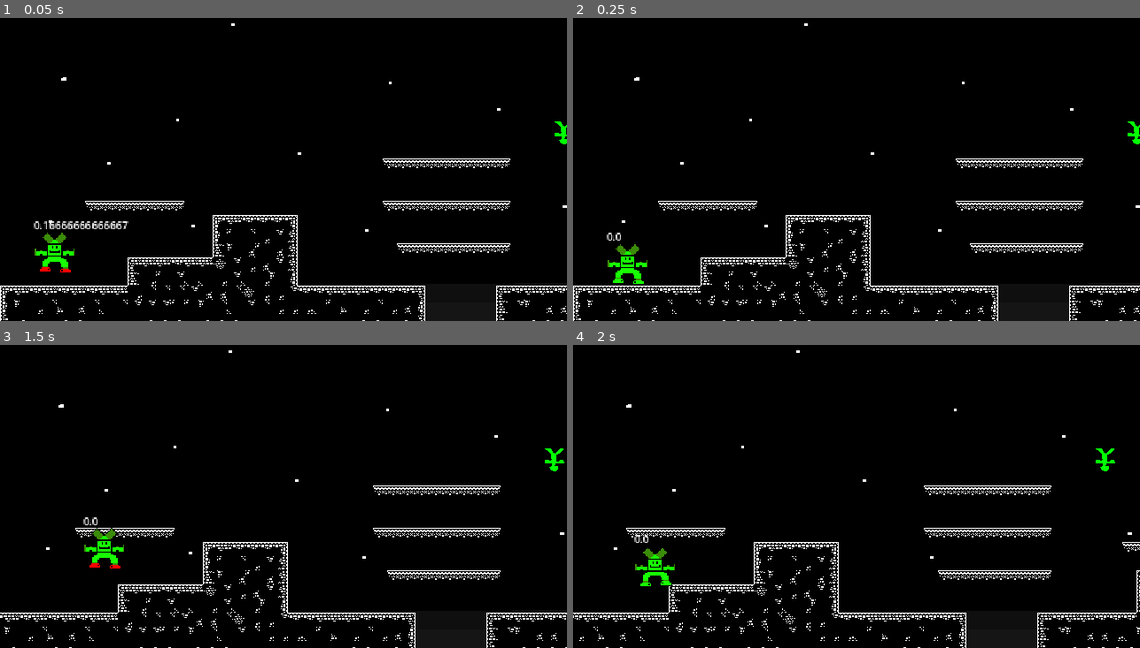
Above: before the commit, frames 1-4 (two rows, left to right).
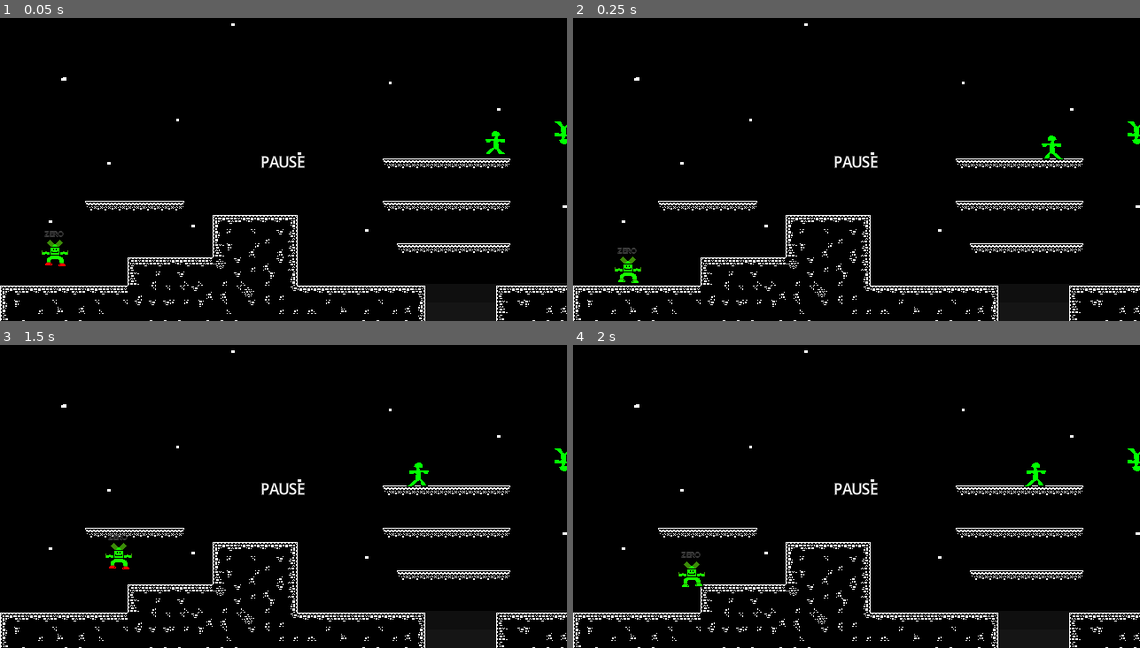
Above: after the commit, the same moments.

Repository: WadeNoble/ArcadeGameJam2026
Game: Godot game, scene res://main.tscn
The game is run twice, just before and just after one commit, with the same random seed, the same clock (stepped at 60 frames per second) and the same inputs.
Inputs (mouse positions are in pixels of both pictures, inside the frame that each line leads up to):
- Up to frame 1 (0.05 s): no input
- Up to frame 2 (0.25 s): no input
- Up to frame 3 (1.5 s): tap Enter at 0.5 s; move the mouse to (408, 472) at 0.52 s; hold R (Dash Down Right) from 0.53 s (still down); tap Keypad 1 (Start) at 0.6 s; tap T (Jump) at 0.77, 0.8, 1.07, 1.35 s; move the mouse to (170, 505) at 1.27 s
- Up to frame 4 (2 s): keep holding R (Dash Down Right); tap T (Jump) at 1.52, 1.82 s; tap Keypad 1 (Start) at 1.55 s

The runs differ from the first frame. In frame 1, 0.9% of the frame differs, in the area x 5-90%, y 37-84%; in frame 2, 0.7%; in frame 3, 4.1%; in frame 4, 4.6%, in the area x 0-100%, y 1-100%.

Commit message:
starting enemy and death handling

Diff:
--- a/arcade-game-jam-2026/bird.tscn
+++ b/arcade-game-jam-2026/bird.tscn
@@ -97,7 +97,7 @@
 rotation = 3.1415927
 sprite_frames = SubResource("SpriteFrames_cchwj")
 animation = &"fly"
-frame_progress = 0.10295523
+frame_progress = 0.11255204
 
 [node name="CollisionShape2D" type="CollisionShape2D" parent="Bird" unique_id=1337300490]
 shape = SubResource("RectangleShape2D_6ljjq")
--- /dev/null
+++ b/arcade-game-jam-2026/enemy.tscn
@@ -0,0 +1,63 @@
+[gd_scene format=3 uid="uid://foo1m63hnjpv"]
+
+[ext_resource type="Script" uid="uid://cprtku2lcbhtw" path="res://scripts/walker.gd" id="1_4gyqm"]
+[ext_resource type="Texture2D" uid="uid://co43wbxyg2g3w" path="res://assets/images/player/playertest.png" id="2_qi2p4"]
+
+[sub_resource type="AtlasTexture" id="AtlasTexture_iifgy"]
+atlas = ExtResource("2_qi2p4")
+region = Rect2(0, 0, 32, 32)
+
+[sub_resource type="AtlasTexture" id="AtlasTexture_epg4t"]
+atlas = ExtResource("2_qi2p4")
+region = Rect2(32, 0, 32, 32)
+
+[sub_resource type="SpriteFrames" id="SpriteFrames_3yqyl"]
+animations = [{
+"frames": [{
+"duration": 1.0,
+"texture": SubResource("AtlasTexture_iifgy")
+}, {
+"duration": 1.0,
+"texture": SubResource("AtlasTexture_epg4t")
+}],
+"loop": true,
+"name": &"walk",
+"speed": 5.0
+}]
+
+[sub_resource type="RectangleShape2D" id="RectangleShape2D_wujgv"]
+size = Vector2(20, 22.5)
+
+[sub_resource type="RectangleShape2D" id="RectangleShape2D_hb8ge"]
+size = Vector2(24, 28)
+
+[node name="Enemy" type="CharacterBody2D" unique_id=1278857248]
+collision_layer = 8
+collision_mask = 67
+script = ExtResource("1_4gyqm")
+
+[node name="AnimatedSprite2D" type="AnimatedSprite2D" parent="." unique_id=926373499]
+sprite_frames = SubResource("SpriteFrames_3yqyl")
+animation = &"walk"
+autoplay = "walk"
+
+[node name="CollisionShape2D" type="CollisionShape2D" parent="." unique_id=744046851]
+position = Vector2(0, 1)
+shape = SubResource("RectangleShape2D_wujgv")
+
+[node name="RayCast2D" type="RayCast2D" parent="." unique_id=148645404]
+position = Vector2(-12, 0)
+target_position = Vector2(0, 18)
+collision_mask = 66
+hit_from_inside = true
+
+[node name="Hurtbox" type="Area2D" parent="." unique_id=220405058]
+collision_layer = 8
+collision_mask = 0
+
+[node name="CollisionShape2D" type="CollisionShape2D" parent="Hurtbox" unique_id=89245068]
+position = Vector2(0, -1)
+shape = SubResource("RectangleShape2D_hb8ge")
+debug_color = Color(0.8723735, 0.3324798, 0.2825508, 0.41960785)
+
+[connection signal="body_entered" from="Hurtbox" to="." method="_on_hurtbox_body_entered"]
--- a/arcade-game-jam-2026/level/testlevel.tscn
+++ b/arcade-game-jam-2026/level/testlevel.tscn
@@ -2,10 +2,12 @@
 
 [ext_resource type="Script" uid="uid://brvg5u08udr06" path="res://scripts/camera_2d.gd" id="1_srhd0"]
 [ext_resource type="Script" uid="uid://bjlwhqibesgk2" path="res://scripts/boundary.gd" id="2_0acls"]
-[ext_resource type="Texture2D" uid="uid://b1mqfxwbljxj3" path="res://assets/images/player/bgtest.png" id="2_srhd0"]
+[ext_resource type="Texture2D" uid="uid://b1mqfxwbljxj3" path="res://assets/images/level/bgtest.png" id="2_srhd0"]
 [ext_resource type="PackedScene" uid="uid://drj3b6ormgaud" path="res://player.tscn" id="2_v6f5v"]
 [ext_resource type="TileSet" uid="uid://vx8kta0dj1l2" path="res://level/testfloor.tres" id="4_f73ey"]
 [ext_resource type="PackedScene" uid="uid://bwvxco5le7i4q" path="res://bird.tscn" id="6_f73ey"]
+[ext_resource type="PackedScene" uid="uid://foo1m63hnjpv" path="res://enemy.tscn" id="7_h42ns"]
+[ext_resource type="AudioStream" uid="uid://di531darp3150" path="res://assets/sfx/1-01. Overworld Day.ogg" id="8_qnfh6"]
 
 [sub_resource type="RectangleShape2D" id="RectangleShape2D_0acls"]
 size = Vector2(800, 32)
@@ -67,7 +69,13 @@
 
 [node name="Player" parent="TileMapLayers/Ground" unique_id=1733925489 instance=ExtResource("2_v6f5v")]
 position = Vector2(62, 282)
-scale = Vector2(1.5, 1.5)
 
 [node name="MovingBird" parent="TileMapLayers/Ground" unique_id=6820801 instance=ExtResource("6_f73ey")]
 position = Vector2(637, 146)
+
+[node name="Enemy" parent="TileMapLayers/Ground" unique_id=1278857248 instance=ExtResource("7_h42ns")]
+position = Vector2(564, 158)
+
+[node name="AudioStreamPlayer2D" type="AudioStreamPlayer2D" parent="." unique_id=365531271]
+stream = ExtResource("8_qnfh6")
+autoplay = true
--- a/arcade-game-jam-2026/main.tscn
+++ b/arcade-game-jam-2026/main.tscn
@@ -2,6 +2,7 @@
 
 [ext_resource type="Script" uid="uid://ccqv68et5vkw8" path="res://scripts/main.gd" id="1_0xm2m"]
 [ext_resource type="PackedScene" uid="uid://dmd0dly7clgeg" path="res://level/testlevel.tscn" id="1_ig7tw"]
+[ext_resource type="Script" uid="uid://k5s14lnr45wy" path="res://scripts/pause.gd" id="3_h2yge"]
 
 [node name="MainGame" type="Node" unique_id=187935485]
 script = ExtResource("1_0xm2m")
@@ -24,16 +25,35 @@
 offset_bottom = 360.0
 
 [node name="PauseCanvasLayer" type="CanvasLayer" parent="." unique_id=1410220163]
-visible = false
+process_mode = 2
+script = ExtResource("3_h2yge")
 
 [node name="PauseRoot" type="Control" parent="PauseCanvasLayer" unique_id=1559990446]
+process_mode = 2
 layout_mode = 3
 anchors_preset = 0
 offset_right = 640.0
 offset_bottom = 360.0
 
+[node name="Label" type="Label" parent="PauseCanvasLayer" unique_id=1639555696]
+process_mode = 2
+anchors_preset = 8
+anchor_left = 0.5
+anchor_top = 0.5
+anchor_right = 0.5
+anchor_bottom = 0.5
+offset_left = -31.0
+offset_top = -11.166667
+offset_right = 31.0
+offset_bottom = 11.166667
+grow_horizontal = 2
+grow_vertical = 2
+text = "PAUSE"
+horizontal_alignment = 1
+
 [node name="IdleTimeout" type="Timer" parent="." unique_id=411288496]
 wait_time = 180.0
 autostart = true
 
+[connection signal="pause_pressed" from="." to="PauseCanvasLayer" method="_on_pause_button_pressed"]
 [connection signal="timeout" from="IdleTimeout" to="." method="ggs"]
--- a/arcade-game-jam-2026/player.tscn
+++ b/arcade-game-jam-2026/player.tscn
@@ -8,6 +8,7 @@
 [ext_resource type="Script" uid="uid://c1yg0ayfqly65" path="res://scripts/dasher.gd" id="6_1jxqw"]
 [ext_resource type="AudioStream" uid="uid://ds64jpqddj5jo" path="res://assets/sfx/placeholderbang.wav" id="6_2hs0m"]
 [ext_resource type="Script" uid="uid://dpvpfad1ngbo7" path="res://scripts/duster.gd" id="7_dw050"]
+[ext_resource type="AudioStream" uid="uid://bq68mhvhnpqa1" path="res://assets/sfx/placeholdereat.wav" id="9_b26j0"]
 
 [sub_resource type="AtlasTexture" id="AtlasTexture_2hs0m"]
 atlas = ExtResource("2_sweqy")
@@ -91,11 +92,10 @@
 [sub_resource type="RectangleShape2D" id="RectangleShape2D_dw050"]
 size = Vector2(20, 30)
 
-[sub_resource type="SystemFont" id="SystemFont_1jxqw"]
-
 [sub_resource type="LabelSettings" id="LabelSettings_dw050"]
-font = SubResource("SystemFont_1jxqw")
 font_size = 8
+font_color = Color(0, 0, 0, 1)
+outline_size = 2
 
 [node name="Player" type="CharacterBody2D" unique_id=1733925489]
 collision_mask = 218
@@ -111,6 +111,10 @@
 wait_time = 0.2
 one_shot = true
 autostart = true
+
+[node name="DeathTimer" type="Timer" parent="." unique_id=1624152606]
+wait_time = 5.0
+one_shot = true
 
 [node name="AnimatedSprite2D" type="AnimatedSprite2D" parent="." unique_id=1692457695]
 texture_filter = 1
@@ -156,12 +160,20 @@
 stream = ExtResource("5_sweqy")
 volume_db = -5.0
 
+[node name="EatSound" type="AudioStreamPlayer2D" parent="." unique_id=940180180]
+stream = ExtResource("9_b26j0")
+volume_db = -5.0
+
+[node name="HitSound" type="AudioStreamPlayer2D" parent="." unique_id=273099228]
+stream = ExtResource("9_b26j0")
+
 [node name="Label" type="Label" parent="." unique_id=273622865]
 offset_left = -16.0
 offset_top = -27.0
 offset_right = 16.0
 offset_bottom = -4.0
-text = "   ZERO"
+text = "ZERO"
 label_settings = SubResource("LabelSettings_dw050")
+horizontal_alignment = 1
 
 [connection signal="timeout" from="CoyoteTimer" to="." method="freefall"]
--- a/arcade-game-jam-2026/project.godot
+++ b/arcade-game-jam-2026/project.godot
@@ -28,6 +28,10 @@
 window/size/borderless=true
 window/stretch/mode="viewport"
 window/stretch/scale_mode="integer"
+
+[gui]
+
+theme/default_font_multichannel_signed_distance_field=true
 
 [input]
 
--- a/arcade-game-jam-2026/scripts/boundary.gd
+++ b/arcade-game-jam-2026/scripts/boundary.gd
@@ -1,6 +1,10 @@
 extends StaticBody2D
 
-@export var speed = 50
+@export var speed = 25
 
 func _process(delta):
 	position.x += speed * delta
+
+func follow_cam():
+	#speed = cam_speed
+	pass
--- a/arcade-game-jam-2026/scripts/camera_2d.gd
+++ b/arcade-game-jam-2026/scripts/camera_2d.gd
@@ -1,6 +1,6 @@
 extends Camera2D
 
-@export var speed = 50
+@export var speed = 25
 
 func _process(delta):
 	position.x += speed * delta
--- a/arcade-game-jam-2026/scripts/main.gd
+++ b/arcade-game-jam-2026/scripts/main.gd
@@ -1,5 +1,10 @@
 extends Node
 @onready var idle_timeout: Timer = $IdleTimeout
+
+signal pause_pressed
+
+var score = 0
+var player_lives = 3
 
 # Called every frame. 'delta' is the elapsed time since the previous frame.
 func _process(_delta: float) -> void:
@@ -7,9 +12,14 @@
 	if Input.is_action_just_pressed("End"):
 		ggs()
 
+	#if Input.is_action_just_pressed("Start"):
+		#pause_pressed
+		#arcade games don't need to pause!
+
 	if Input.is_anything_pressed():
 		#print(180 - idle_timeout.time_left)
 		idle_timeout.start()
+		#show credits at 10 seconds left
 
 func ggs():
 	get_tree().quit()
--- /dev/null
+++ b/arcade-game-jam-2026/scripts/pause.gd
@@ -0,0 +1,13 @@
+extends CanvasLayer
+
+func _process(delta: float) -> void:
+	if Input.is_action_just_pressed("Start"):
+		_on_close_button_pressed()
+
+func _on_pause_button_pressed():
+	get_tree().paused = true
+	show()
+
+func _on_close_button_pressed():
+	hide()
+	get_tree().paused = false
--- a/arcade-game-jam-2026/scripts/player.gd
+++ b/arcade-game-jam-2026/scripts/player.gd
@@ -1,6 +1,7 @@
 extends CharacterBody2D
 @onready var shot_endlag: Timer = $ShotEndlag
 @onready var coyote_timer: Timer = $CoyoteTimer
+@onready var death_timer: Timer = $DeathTimer
 @onready var animated_sprite_2d: AnimatedSprite2D = $AnimatedSprite2D
 @onready var jump_sound: AudioStreamPlayer2D = $JumpSound
 @onready var shooter: Marker2D = $AnimatedSprite2D/Shooter
@@ -14,6 +15,7 @@
 
 signal eggs_collected()
 signal egg_collected()
+signal died()
 
 const WALK_SPEED := 150.0
 const BOOST_SPEED := 400.0
@@ -28,10 +30,11 @@
 var airdashing := false
 var has_coyote_time := false
 var hard_landing := false
+var is_dying := false
 
 func _physics_process(delta: float) -> void:
 	# Handle jumping. Recharge double jump if grounded
-	label.text = str(coyote_timer.time_left)
+	#label.text = str(lives)
 	if is_on_floor():
 		if hard_landing:
 			duster.dust()
@@ -131,7 +134,7 @@
 	elif has_double_jump:
 		has_double_jump = false
 		velocity.x *= .9
-		#change this to seperate sound later
+		#change this later
 		jump_sound.pitch_scale = 1.2
 	else:
 		return
@@ -155,3 +158,13 @@
 
 func freefall():
 	has_coyote_time = false
+
+func die():
+	if is_dying:
+		return
+
+	is_dying = true
+	animated_sprite_2d.play("explode")
+	await death_timer
+
+	#lives -= lives
--- /dev/null
+++ b/arcade-game-jam-2026/scripts/walker.gd
@@ -0,0 +1,37 @@
+extends CharacterBody2D
+
+
+var speed = 100
+var direction = -1
+@onready var animated_sprite_2d: AnimatedSprite2D = $AnimatedSprite2D
+@onready var ray_cast_2d: RayCast2D = $RayCast2D
+
+var is_alive = true
+
+func _ready():
+	add_to_group("Enemy")
+
+func _physics_process(delta: float) -> void:
+	#should never leave the platform, but just in case
+	if not is_on_floor():
+		velocity += get_gravity() * delta
+
+	if not ray_cast_2d.is_colliding() and is_on_floor():
+		turn()
+
+	velocity.x = speed * direction
+
+	update_animation()
+	move_and_slide()
+
+func update_animation():
+	animated_sprite_2d.play("walk")
+
+func _on_hurtbox_body_entered(body: Node2D) -> void:
+	if body.is_in_group("player_projectiles"):
+		is_alive = false
+		queue_free()
+
+func turn():
+	direction = -direction
+	scale.x = scale.x * -1
--- a/arcade-game-jam-2026/shot.tscn
+++ b/arcade-game-jam-2026/shot.tscn
@@ -18,9 +18,9 @@
 [sub_resource type="RectangleShape2D" id="RectangleShape2D_3ldfn"]
 size = Vector2(16, 16)
 
-[node name="Shot" type="RigidBody2D" unique_id=98912531]
-collision_layer = 4
-collision_mask = 8
+[node name="Shot" type="RigidBody2D" unique_id=98912531 groups=["player_projectiles"]]
+collision_layer = 0
+collision_mask = 40
 gravity_scale = 0.0
 script = ExtResource("1_3ldfn")
 
Renamed: arcade-game-jam-2026/assets/images/player/bgtest.png -> arcade-game-jam-2026/assets/images/level/bgtest.png
Not shown, changed: arcade-game-jam-2026/assets/images/level/bgtest.png.import
Binary file changed: arcade-game-jam-2026/assets/images/player/dusttest.png
Not shown, added: arcade-game-jam-2026/assets/sfx/1-01. Overworld Day.ogg.import
Not shown, added: arcade-game-jam-2026/assets/sfx/placeholdereat.wav.import
Not shown, added: arcade-game-jam-2026/scripts/pause.gd.uid
Not shown, added: arcade-game-jam-2026/scripts/walker.gd.uid
Not shown, added: arcade-game-jam-2026/assets/sfx/1-01. Overworld Day.ogg
Not shown, added: arcade-game-jam-2026/assets/sfx/placeholdereat.wav
